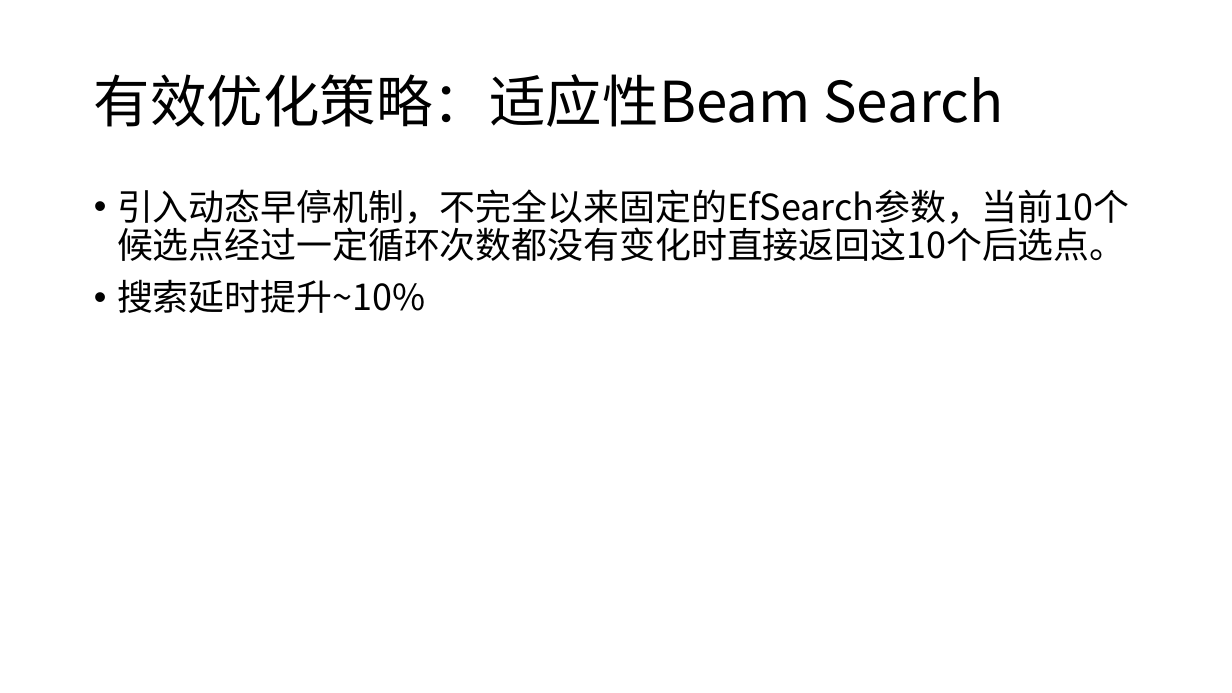
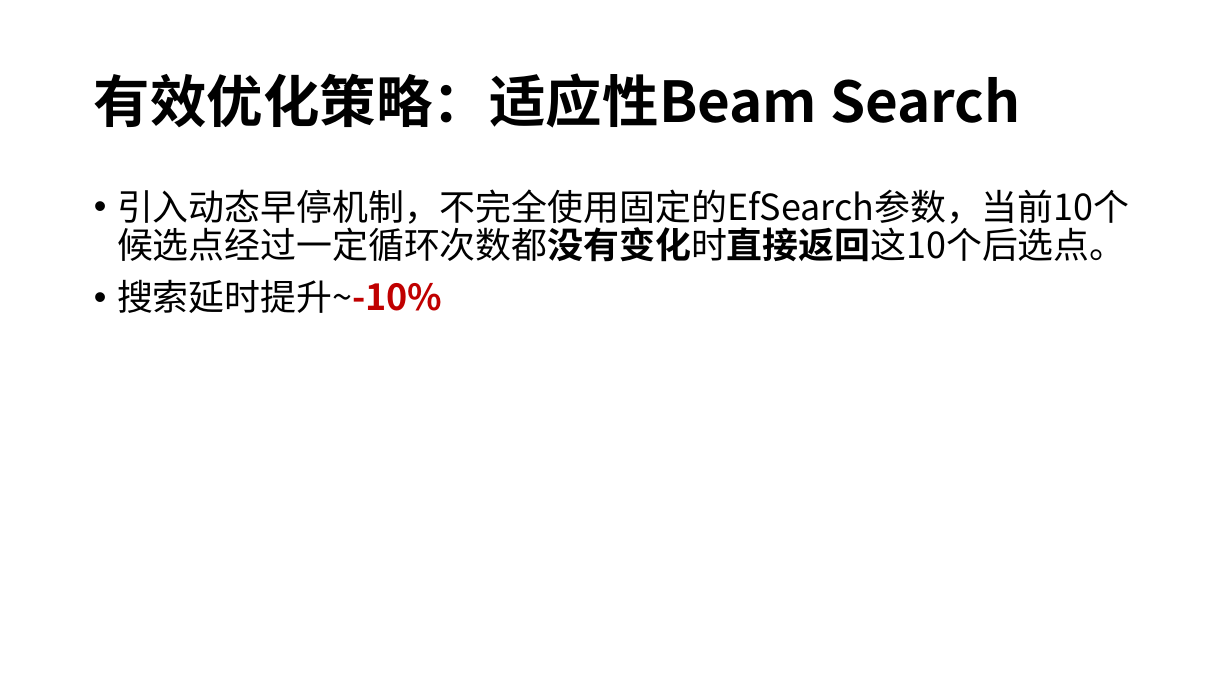
Before and after one commit to ray847/ANNS, a slide deck: slide 10 of doc/基于TunableHNSW的高性能向量搜索研究.pptx (slide 6 before the commit). Drawn at 1232x693 pixels with LibreOffice and Linux fonts; fonts in the diff are those of the drawing. Boxes give left, top, right and bottom in pixels: in the first picture for what was removed or moved away, otherwise in the second. Text is boxed around its words. In the diff, an @@ line names an element or a change of style, - is before the commit and + after.

```diff
--- a/doc/基于TunableHNSW的高性能向量搜索研究.pptx
+++ b/doc/基于TunableHNSW的高性能向量搜索研究.pptx
@@ title "有效优化策略：适应性Beam Search" at box(94, 73, 1020, 128): bold on @@
@@ text at box(117, 189, 1129, 313): text changed @@
-• 引入动态早停机制，不完全以来固定的EfSearch参数，当前10个候选点经过一定循环次数都没有变化时直接返回这10个后选点。
-• 搜索延时提升~10%
+• 引入动态早停机制，不完全使用固定的EfSearch参数，当前10个候选点经过一定循环次数都没有变化时直接返回这10个后选点。
+• 搜索延时提升~-10%
```
Also in this commit, not shown: 10 other slides changed, 6 slides added, 11 other files.
